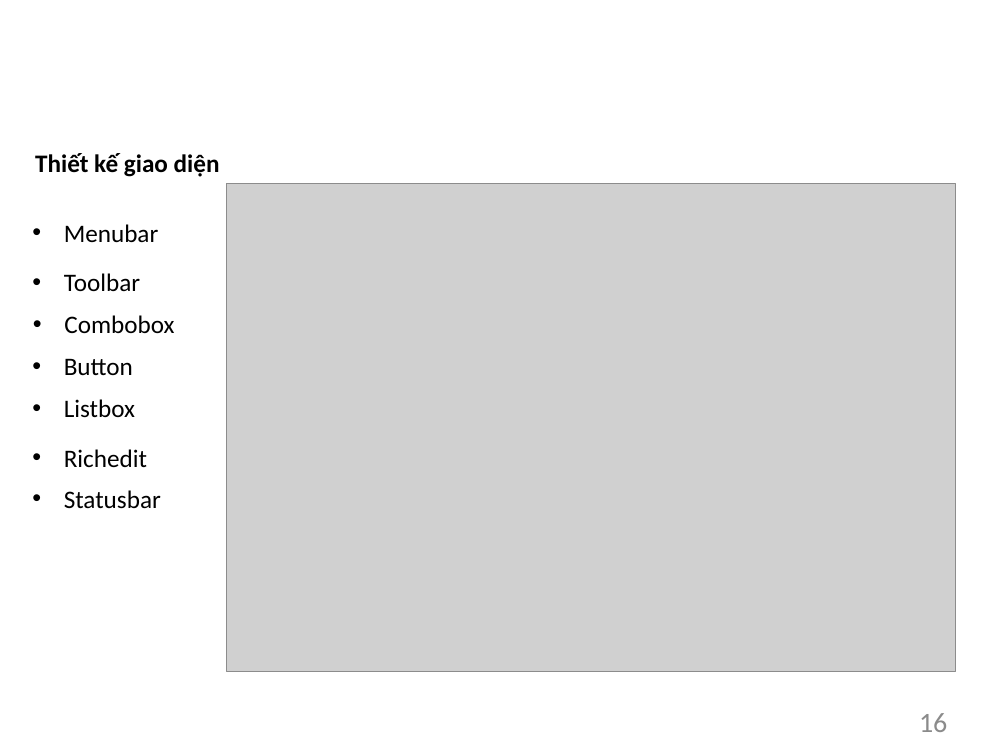
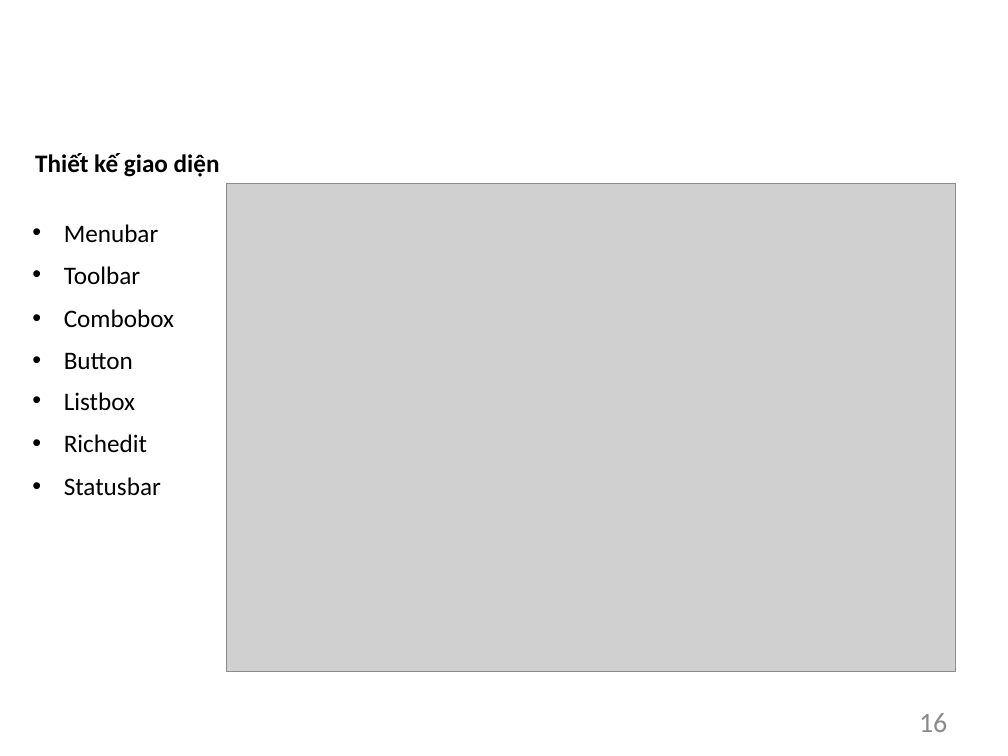
Before and after one commit to TrinhVanHieu/DoAn2018_EVDict, a slide deck: slide 16 of BaoCaoEVDict/Slide/BaoCao.pptx. Drawn at 1008x756 pixels with LibreOffice and Linux fonts; fonts in the diff are those of the drawing; grey boxes stand for pictures; background and template pictures are left out. Boxes give left, top, right and bottom in pixels: in the first picture for what was removed or moved away, otherwise in the second. Text is boxed around its words. In the diff, an @@ line names an element or a change of style, - is before the commit and + after.

```diff
--- a/BaoCaoEVDict/Slide/BaoCao.pptx
+++ b/BaoCaoEVDict/Slide/BaoCao.pptx
@@ text "Combobox" moved from (x1=64, y1=315, x2=174, y2=333) to (x1=64, y1=309, x2=174, y2=327) @@
@@ text "Button" moved from (x1=64, y1=358, x2=133, y2=375) to (x1=64, y1=352, x2=133, y2=369) @@
@@ text "Richedit" moved from (x1=64, y1=449, x2=147, y2=467) to (x1=64, y1=434, x2=147, y2=452) @@
@@ 3 texts moved together from (x1=64, y1=273, x2=161, y2=509) to (x1=64, y1=266, x2=161, y2=496) @@
```
Also in this commit, not shown: 4 other slides changed, 1 slide added, 1 other file.
